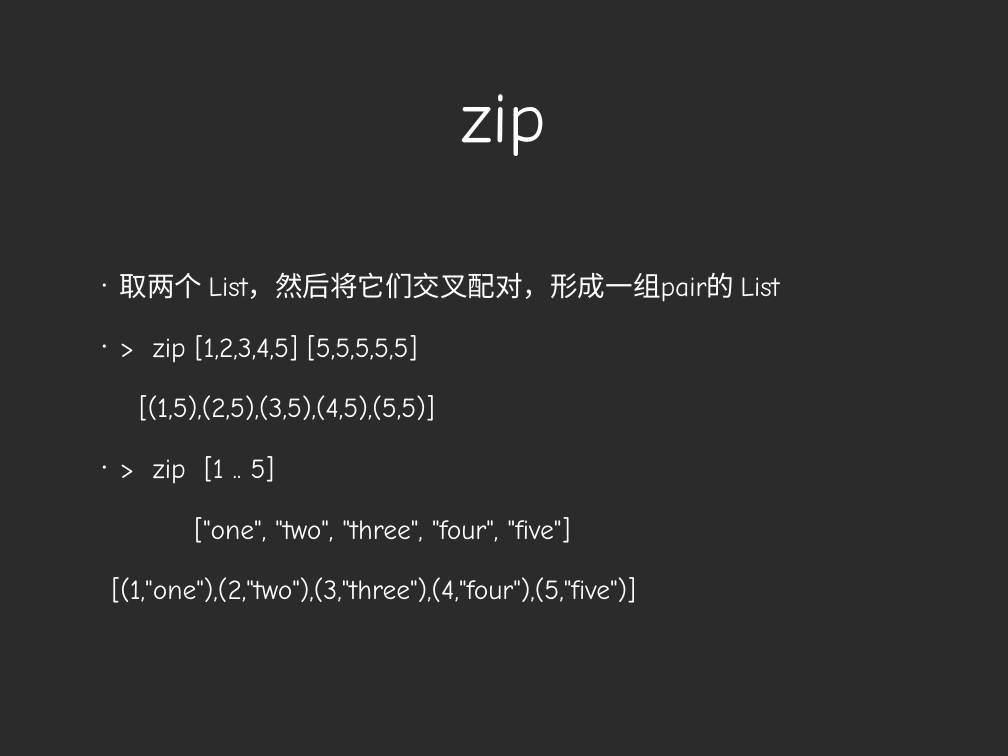
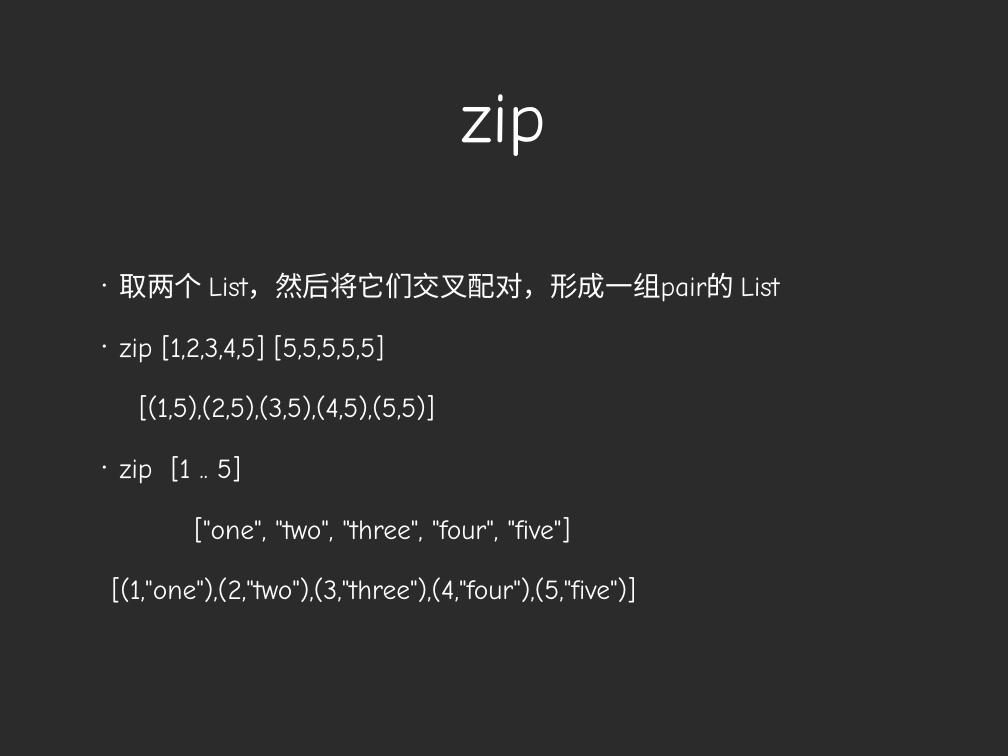
Before and after one commit to zhizhuwang/codekata, a slide deck: slide 22 of haskell/Haskell Basics.ppt (slide 21 before the commit). Drawn at 1008x756 pixels with LibreOffice and Linux fonts; fonts in the diff are those of the drawing; background and template pictures are left out; a plain dark background stands for a picture behind light text. Boxes give left, top, right and bottom in pixels: in the first picture for what was removed or moved away, otherwise in the second. Text is boxed around its words. In the diff, an @@ line names an element or a change of style, - is before the commit and + after.

```diff
--- a/haskell/Haskell Basics.ppt
+++ b/haskell/Haskell Basics.ppt
@@ text at (120, 335, 384, 363): text changed @@
-• > zip [1,2,3,4,5] [5,5,5,5,5]
+• zip [1,2,3,4,5] [5,5,5,5,5]
@@ text at (120, 456, 241, 484): text changed @@
-• > zip [1 .. 5]
+• zip [1 .. 5]
```
Also in this commit, not shown: 9 other slides changed, 1 slide added, 33 other files.
